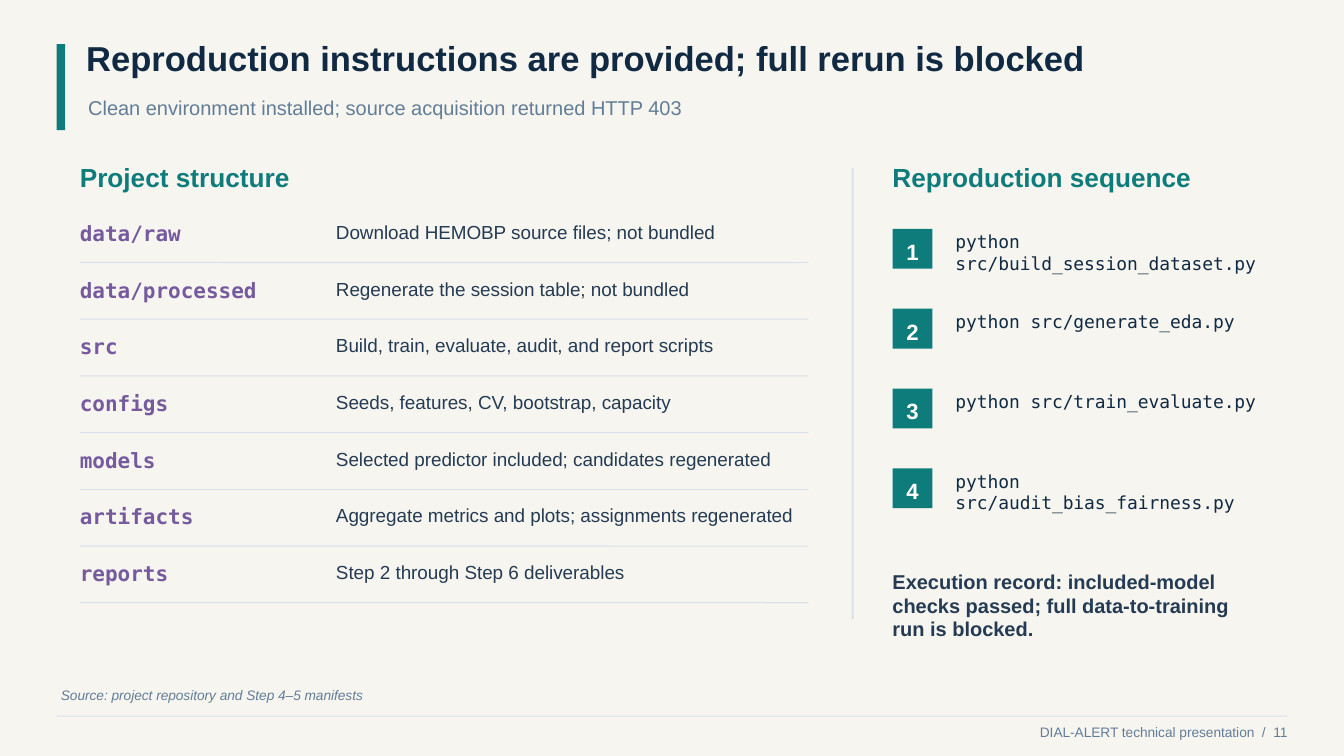
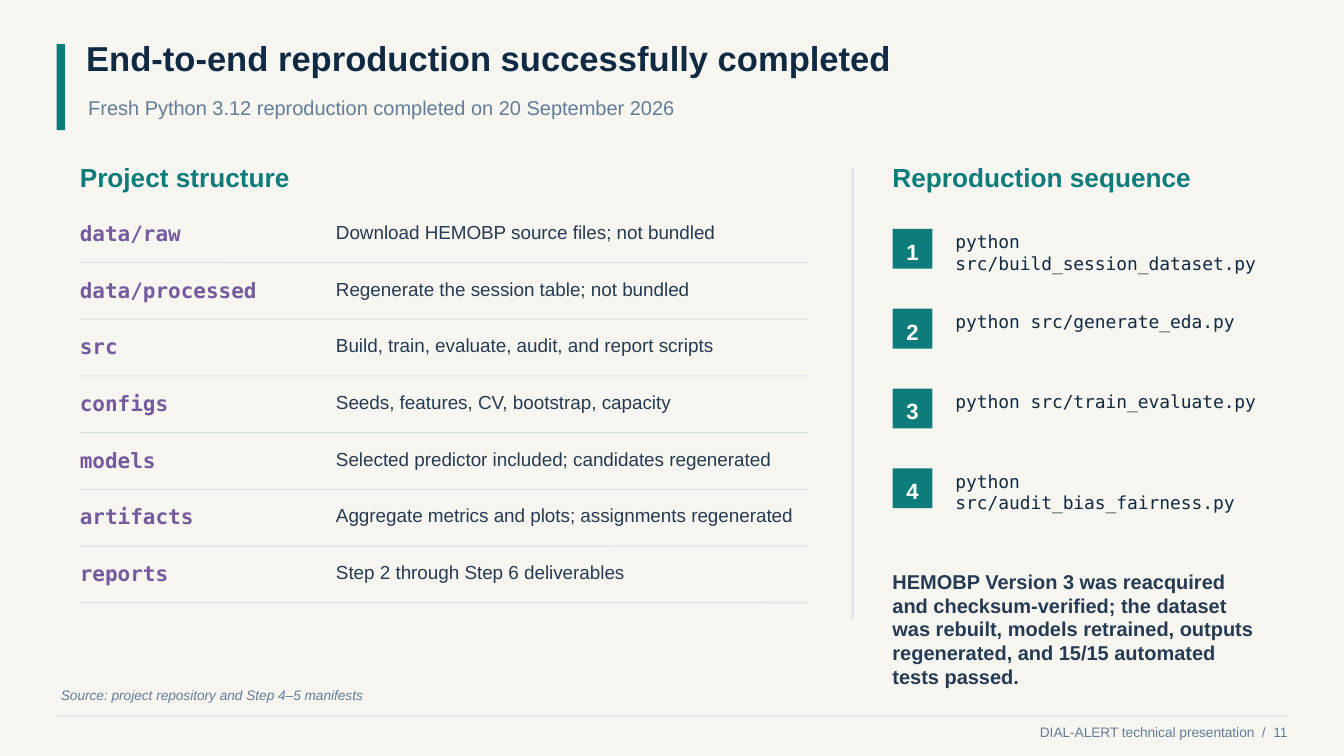
Before and after one commit to guillanofg/DIAL-ALERT, a slide deck: slide 11 of reports/Franklin_Guillano_DIAL_ALERT_Technical_Presentation.pptx. Drawn at 1344x756 pixels with LibreOffice and Linux fonts; fonts in the diff are those of the drawing. Boxes give left, top, right and bottom in pixels: in the first picture for what was removed or moved away, otherwise in the second. Text is boxed around its words. In the diff, an @@ line names an element or a change of style, - is before the commit and + after.

```diff
--- a/reports/Franklin_Guillano_DIAL_ALERT_Technical_Presentation.pptx
+++ b/reports/Franklin_Guillano_DIAL_ALERT_Technical_Presentation.pptx
@@ text at [86,46,891,78]: text changed @@
-Reproduction instructions are provided; full rerun is blocked
+End-to-end reproduction successfully completed
@@ text at [88,100,674,119]: text changed @@
-Clean environment installed; source acquisition returned HTTP 403
+Fresh Python 3.12 reproduction completed on 20 September 2026
@@ text at [892,574,1253,665]: text changed @@
-Execution record: included-model checks passed; full data-to-training run is blocked.
+HEMOBP Version 3 was reacquired and checksum-verified; the dataset was rebuilt, models retrained, outputs regenerated, and 15/15 automated tests passed.
```
Also in this commit, not shown: 1 other slide changed, 1 other file.
